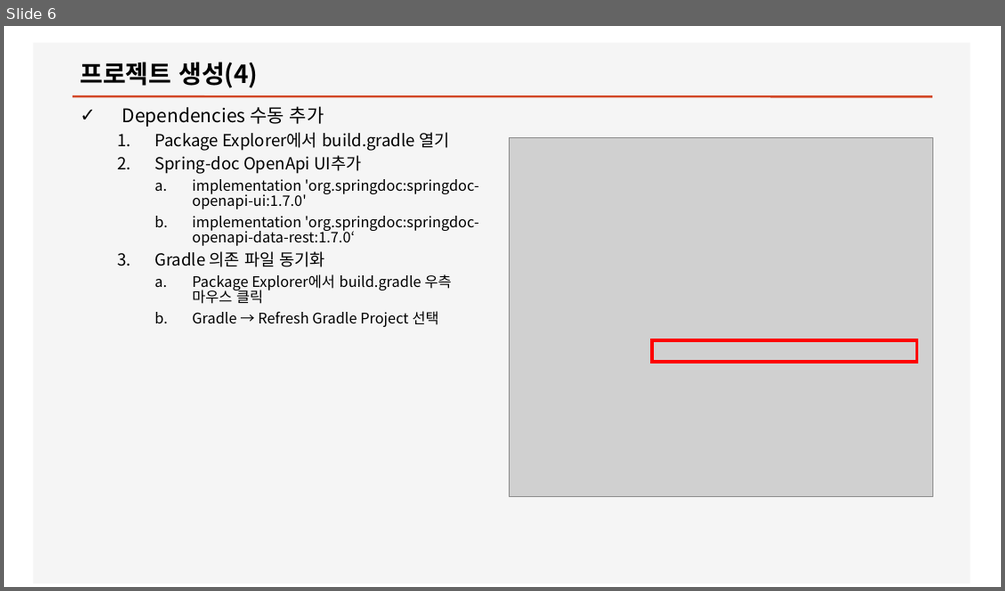
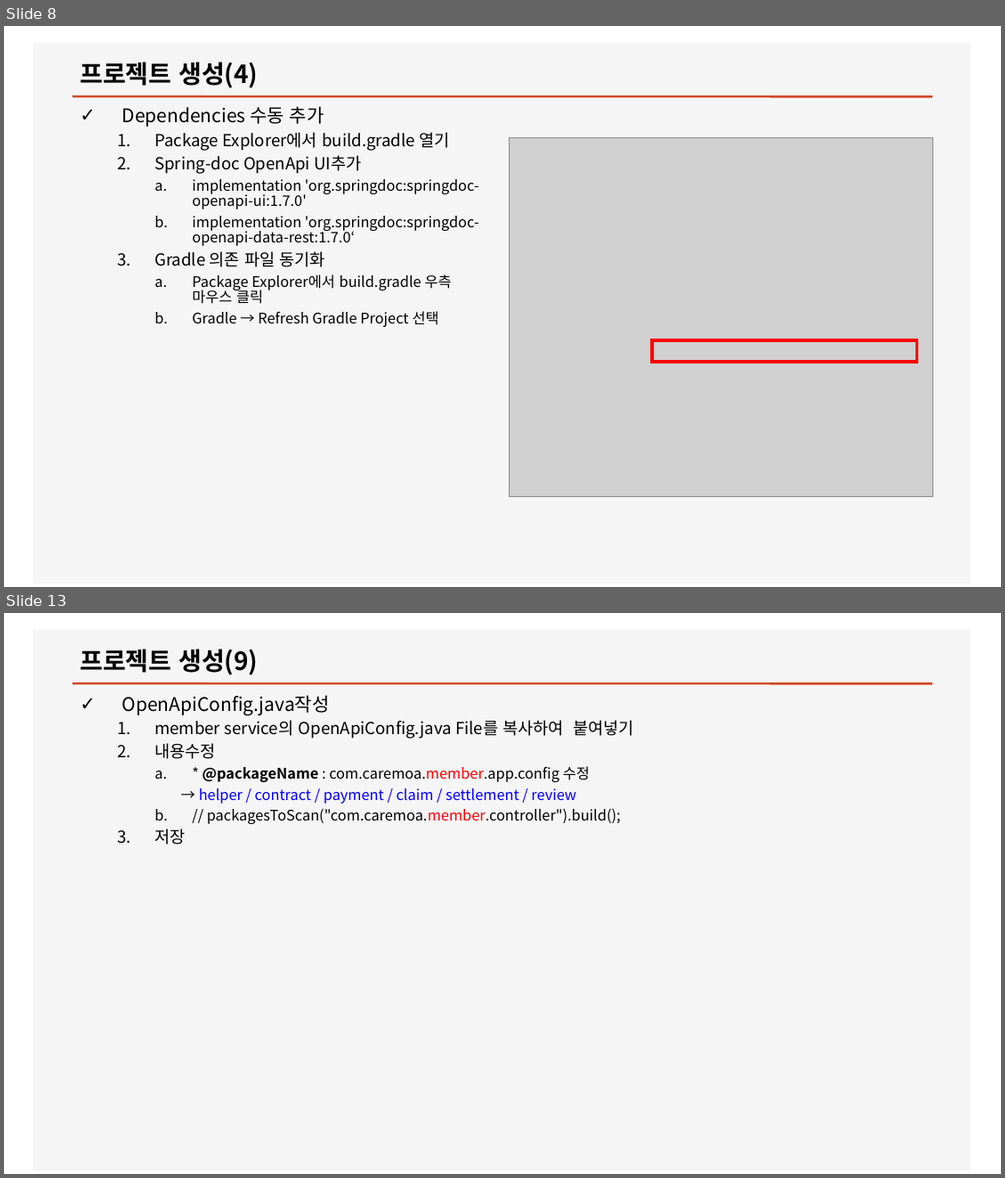
Before and after one commit to ByounggwanLee/CareMoa, a slide deck: Doc/프로젝트생성.pptx. Shown one above the other, each under a label of ours: slide 6 before the commit, slides 8 and 13 after it; the slides between them are not shown. The pictures are 1005x591 and 1005x1178 pixels, drawn with LibreOffice and Linux fonts; fonts in the diff are those of the drawing; grey boxes stand for pictures. Boxes give left, top, right and bottom in pixels: in the first picture for what was removed or moved away, otherwise in the second. Text is boxed around its words. In the diff, an @@ line names an element or a change of style, - is before the commit and + after.

Commit message:
Helper 프로젝트 및 메뉴얼 보강

```diff
--- a/Doc/프로젝트생성.pptx
+++ b/Doc/프로젝트생성.pptx
@@ slide 13 added at (4,613,1001,1174), background #FFFFFF; not listed: 2 template elements that a slide beside it also shows @@
@@ title added at (80,649,258,675), 24 pt, text #000000, bold @@
+프로젝트 생성(9)
@@ text added at (122,695,634,824), 14 pt, text #000000 @@
+✓ OpenApiConfig.java작성
+  1. member service의 OpenApiConfig.java File를 복사하여 붙여넣기
+  2. 내용수정
+    a. * @packageName : com.caremoa.member.app.config 수정
+    → helper / contract / payment / claim / settlement / review
+    b. // packagesToScan("com.caremoa.member.controller").build();
+  3. 저장
@@ what was slide 6 is now slide 8 @@
```
Also in this commit, not shown: 2 slides changed, 8 other slides added, 10 other files.
